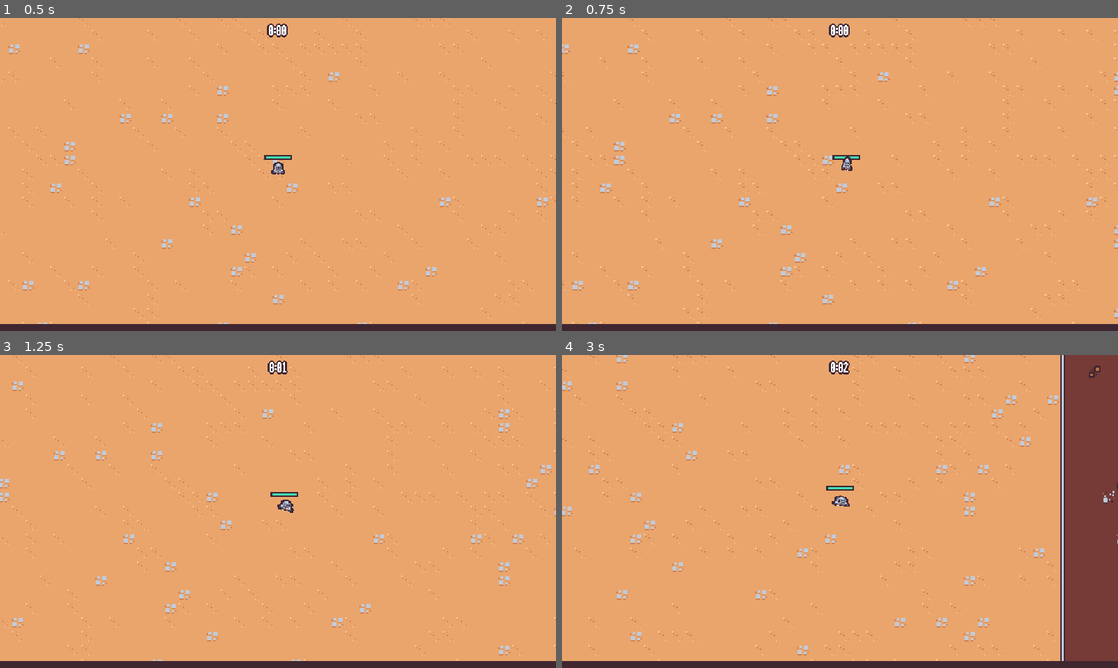
Above: before the commit, frames 1-4 (two rows, left to right).
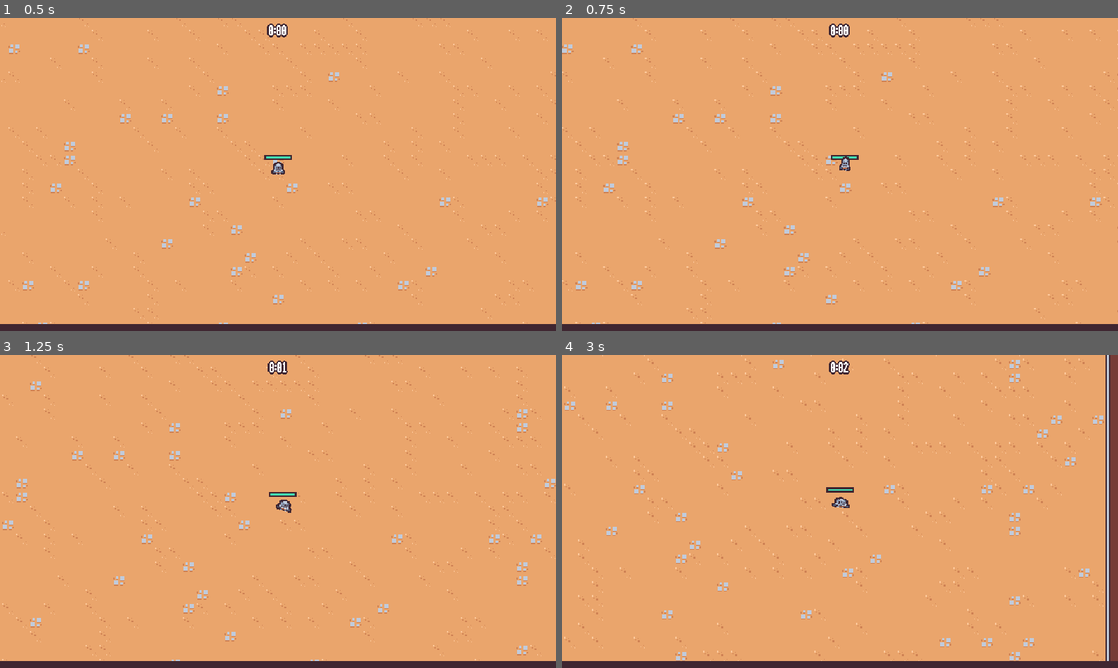
Above: after the commit, the same moments.

Repository: Ian-Ion/2d-survivors-course
Game: Godot game, scene res://scenes/main/main.tscn
Two runs of this game, one before a commit and one after it. Both use one fixed random seed, a clock stepped at 60 frames per second and the inputs below.
Inputs (mouse positions are in pixels of both pictures, inside the frame that each line leads up to):
- Up to frame 1 (0.5 s): no input
- Up to frame 2 (0.75 s): move the mouse to (962, 158) at 0.52 s; press the mouse at (962, 158) at 0.53 s; hold D (move_right) from 0.53 s (still down)
- Up to frame 3 (1.25 s): keep holding D (move_right)
- Up to frame 4 (3 s): move the mouse to (728, 527) at 1.27 s; release D (move_right) at 1.28 s; release the mouse at (728, 527) at 1.28 s; hold S (move_down) 1.28-2.03 s; click (728, 527) at 1.35 s; move the mouse to (895, 442) at 2.02 s; press the mouse at (895, 442) at 2.03 s; hold D (move_right) 2.03-2.78 s; move the mouse to (812, 574) at 2.77 s; release the mouse at (812, 574) at 2.78 s; hold W (move_up) from 2.78 s (still down); click (812, 574) at 2.85 s

Frame 1 is identical in both runs. In frame 2, 3.1% of the frame differs, in the area x 0-100%, y 0-98%; in frame 3, 3.9%; in frame 4, 13%.

Commit message:
Add PlayerSpeed ability upgrade

Diff:
--- /dev/null
+++ b/resources/upgrades/player_speed.tres
@@ -0,0 +1,10 @@
+[gd_resource type="Resource" script_class="AbilityUpgrade" load_steps=2 format=3 uid="uid://hx1eu8lqnloy"]
+
+[ext_resource type="Script" path="res://resources/upgrades/ability_upgrade.gd" id="1_oxnck"]
+
+[resource]
+script = ExtResource("1_oxnck")
+id = "player_speed"
+max_quantity = 2
+name = "Move Speed"
+description = "Increases player movement speed by 10%."
--- a/scenes/game_object/player/player.gd
+++ b/scenes/game_object/player/player.gd
@@ -1,9 +1,7 @@
 extends CharacterBody2D
 
-const MAX_SPEED = 125
-const ACCELERATION_SMOOTHING = 25
-
 @onready var damage_interval_timer = $DamageIntervalTimer
+@onready var velocity_component: VelocityComponent = $VelocityComponent
 @onready var health_component = $HealthComponent
 @onready var health_bar = $HealthBar
 @onready var abilities = $Abilities
@@ -11,9 +9,12 @@
 @onready var visuals = $Visuals
 
 var number_colliding_bodies = 0
+var base_speed = 0
 
 
 func _ready() -> void:
+	base_speed = velocity_component.max_speed
+
 	$CollisionArea2D.body_entered.connect(on_body_entered)
 	$CollisionArea2D.body_exited.connect(on_body_exited)
 	damage_interval_timer.timeout.connect(on_damage_interval_timer_timeout)
@@ -25,9 +26,8 @@
 func _process(delta: float) -> void:
 	var movement_vector = get_movement_vector()
 	var direction = movement_vector.normalized()
-	var target_velocity = direction * MAX_SPEED
-	velocity = velocity.lerp(target_velocity, 1 - exp(-delta * ACCELERATION_SMOOTHING))
-	move_and_slide()
+	velocity_component.accelerate_in_direction(direction)
+	velocity_component.move(self)
 
 	if movement_vector.x != 0 || movement_vector.y != 0:
 		animation_player.play("walk")
@@ -75,8 +75,8 @@
 
 
 func on_ability_upgrade_added(ability_upgrade: AbilityUpgrade, current_upgrades: Dictionary):
-	if not ability_upgrade is Ability:
-		return
-
-	var ability = ability_upgrade as Ability
-	abilities.add_child(ability.ability_controller_scene.instantiate())
+	if ability_upgrade is Ability:
+		var ability = ability_upgrade as Ability
+		abilities.add_child(ability.ability_controller_scene.instantiate())
+	elif ability_upgrade.id == "player_speed":
+		velocity_component.max_speed = base_speed + (base_speed * current_upgrades["player_speed"]["quantity"] * .1)
--- a/scenes/game_object/player/player.tscn
+++ b/scenes/game_object/player/player.tscn
@@ -1,8 +1,9 @@
-[gd_scene load_steps=12 format=3 uid="uid://vrhfp82ex7cn"]
+[gd_scene load_steps=13 format=3 uid="uid://vrhfp82ex7cn"]
 
 [ext_resource type="Script" path="res://scenes/game_object/player/player.gd" id="1_0euo7"]
 [ext_resource type="Texture2D" uid="uid://cwu05q5u3qs27" path="res://scenes/game_object/player/player.png" id="1_db4us"]
 [ext_resource type="PackedScene" uid="uid://csvpsvcwmtu0s" path="res://scenes/component/health_component.tscn" id="2_7xmlg"]
+[ext_resource type="PackedScene" uid="uid://c14yd1c2fq3k" path="res://scenes/component/velocity_component.tscn" id="2_lwxj8"]
 [ext_resource type="PackedScene" uid="uid://com35jq1cobsb" path="res://scenes/ability/sword_ability_controller/sword_ability_controller.tscn" id="2_yyn2t"]
 
 [sub_resource type="Animation" id="Animation_6guty"]
@@ -118,6 +119,10 @@
 "": SubResource("AnimationLibrary_mi0li")
 }
 
+[node name="VelocityComponent" parent="." instance=ExtResource("2_lwxj8")]
+max_speed = 90
+acceleration = 25.0
+
 [node name="HealthComponent" parent="." instance=ExtResource("2_7xmlg")]
 
 [node name="Abilities" type="Node" parent="."]
--- a/scenes/manager/upgrade_manager.gd
+++ b/scenes/manager/upgrade_manager.gd
@@ -10,12 +10,14 @@
 var upgrade_axe_damage = preload("res://resources/upgrades/axe_damage.tres")
 var upgrade_sword_rate = preload("res://resources/upgrades/sword_rate.tres")
 var upgrade_sword_damage = preload("res://resources/upgrades/sword_damage.tres")
+var upgrade_player_speed = preload("res://resources/upgrades/player_speed.tres")
 
 
 func _ready():
 	upgrade_pool.add_item(upgrade_axe, 10)
 	upgrade_pool.add_item(upgrade_sword_rate, 10)
 	upgrade_pool.add_item(upgrade_sword_damage, 10)
+	upgrade_pool.add_item(upgrade_player_speed, 5)
 
 	experience_manager.level_up.connect(on_level_up)
 
